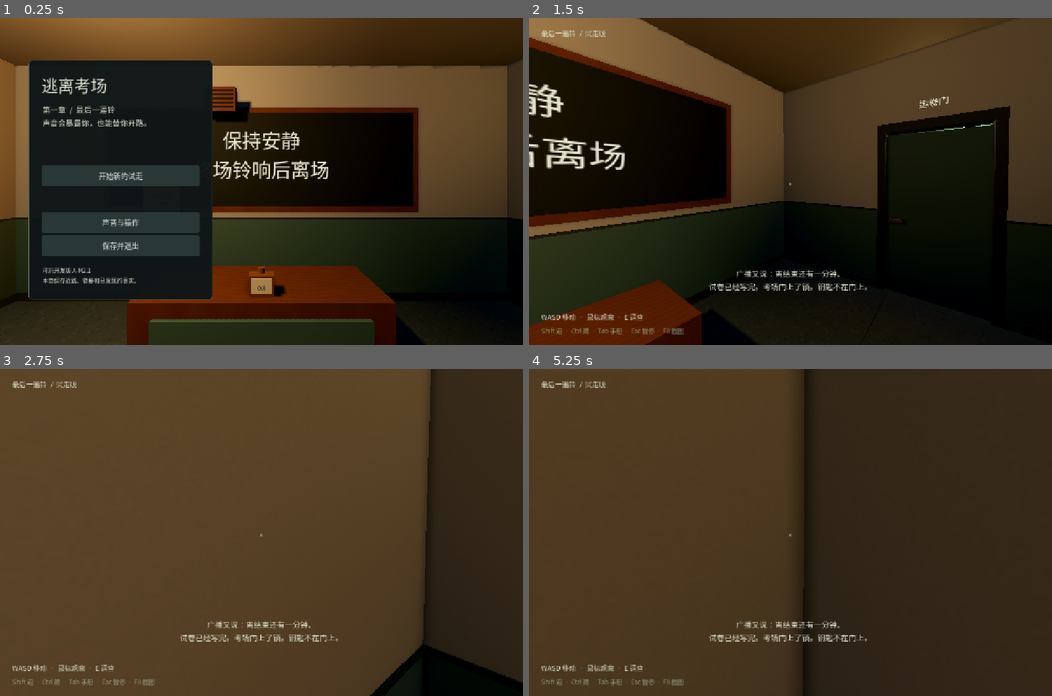
Above: before the commit, frames 1-4 (two rows, left to right).
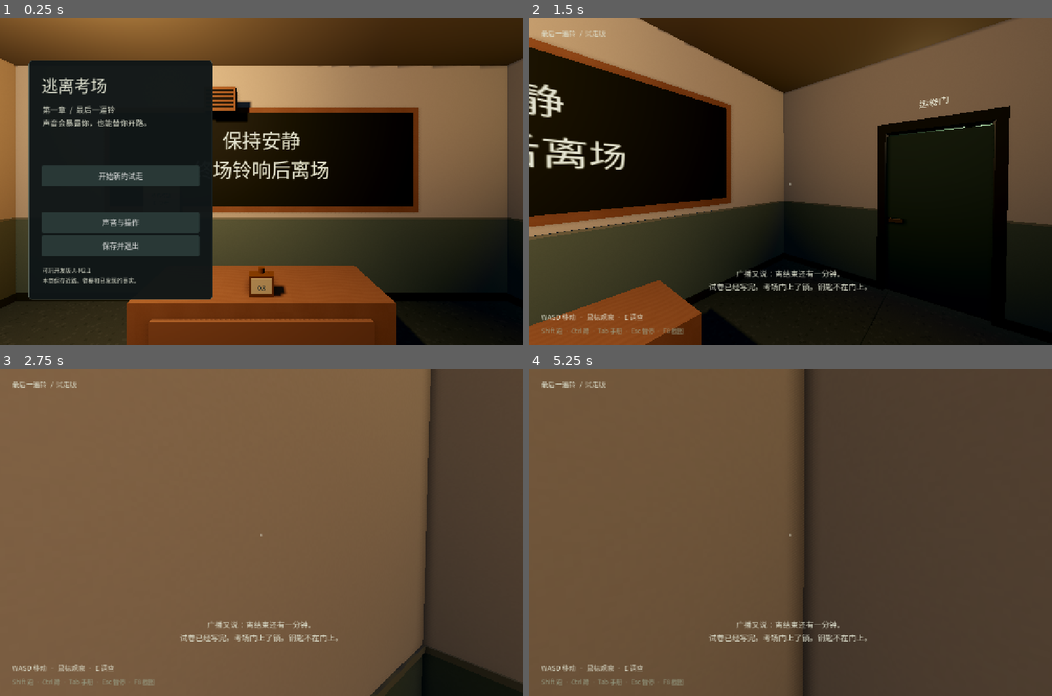
Above: after the commit, the same moments.

Repository: fangfangzhouhang/gta-style-unity-prototype
Game: Godot game, scene res://scenes/chapters/chapter_01.tscn
The game is run twice, just before and just after one commit, with the same random seed, the same clock (stepped at 60 frames per second) and the same inputs. Sound files missing from this copy of the repository are replaced by a short silence.
Inputs (mouse positions are in pixels of both pictures, inside the frame that each line leads up to):
- Up to frame 1 (0.25 s): no input
- Up to frame 2 (1.5 s): click "开始新的试走" at 0.5 s; tap Enter at 1.25 s; move the mouse to (816, 181) at 1.27 s; hold W (forward) from 1.28 s (still down); hold Q (arm) from 1.28 s (still down); click (816, 181) at 1.42 s
- Up to frame 3 (2.75 s): keep holding W (forward); move the mouse to (235, 532) at 2.02 s; release Q (arm) at 2.03 s; tap Ctrl (crouch) at 2.1 s
- Up to frame 4 (5.25 s): move the mouse to (800, 525) at 2.77 s; hold E (interact) 2.78-3.53 s; tap Space at 3.5 s; move the mouse to (785, 539) at 3.52 s; tap Tab (journal) at 3.6 s; click (785, 539) at 3.67 s; release W (forward) at 4.25 s; click "主动请求下一层提示" at 4.25 s; click "合上 / Esc" at 5 s

The runs differ from the first frame. In frame 1, 33% of the frame differs, in the area x 0-100%, y 12-100%; in frame 2, 40%; in frame 3, 92%; in frame 4, 93%, in the area x 0-100%, y 0-100%.

Commit message:
art(S01): ART-S01-CORNER classroom corner sample (wainscot/cabinet/window)
Shared ART_DIRECTION palette materials; cover_cabinet + desk_side_cover
modules; chapter wall/glass/dado/lectern + desk wood align; S01 before/after
evidence on gl_compatibility. No teacher AI / NavMesh / lighting / Alert changes.

Diff:
--- /dev/null
+++ b/EscapeExamGodot/assets/materials/mat_baseboard.tres
@@ -0,0 +1,7 @@
+[gd_resource type="StandardMaterial3D" format=3]
+
+[resource]
+resource_name = "Baseboard"
+albedo_color = Color(0.22, 0.26, 0.24, 1)
+roughness = 0.85
+metallic = 0.0
--- /dev/null
+++ b/EscapeExamGodot/assets/materials/mat_cabinet_body.tres
@@ -0,0 +1,7 @@
+[gd_resource type="StandardMaterial3D" format=3]
+
+[resource]
+resource_name = "CabinetBody"
+albedo_color = Color(0.42, 0.34, 0.26, 1)
+roughness = 0.74
+metallic = 0.0
--- /dev/null
+++ b/EscapeExamGodot/assets/materials/mat_cabinet_door.tres
@@ -0,0 +1,7 @@
+[gd_resource type="StandardMaterial3D" format=3]
+
+[resource]
+resource_name = "CabinetDoor"
+albedo_color = Color(0.48, 0.39, 0.30, 1)
+roughness = 0.7
+metallic = 0.0
--- /dev/null
+++ b/EscapeExamGodot/assets/materials/mat_cabinet_metal.tres
@@ -0,0 +1,8 @@
+[gd_resource type="StandardMaterial3D" format=3]
+
+[resource]
+resource_name = "CabinetMetal"
+albedo_color = Color(0.28, 0.30, 0.31, 1)
+roughness = 0.48
+metallic = 0.55
+metallic_specular = 0.4
--- /dev/null
+++ b/EscapeExamGodot/assets/materials/mat_dado_cap.tres
@@ -0,0 +1,7 @@
+[gd_resource type="StandardMaterial3D" format=3]
+
+[resource]
+resource_name = "DadoCap"
+albedo_color = Color(0.55, 0.58, 0.52, 1)
+roughness = 0.72
+metallic = 0.0
--- /dev/null
+++ b/EscapeExamGodot/assets/materials/mat_wainscot.tres
@@ -0,0 +1,7 @@
+[gd_resource type="StandardMaterial3D" format=3]
+
+[resource]
+resource_name = "Wainscot"
+albedo_color = Color(0.443137, 0.52549, 0.478431, 1)
+roughness = 0.82
+metallic = 0.0
--- /dev/null
+++ b/EscapeExamGodot/assets/materials/mat_wall_paint.tres
@@ -0,0 +1,7 @@
+[gd_resource type="StandardMaterial3D" format=3]
+
+[resource]
+resource_name = "WallPaint"
+albedo_color = Color(0.847059, 0.827451, 0.772549, 1)
+roughness = 0.86
+metallic = 0.0
--- /dev/null
+++ b/EscapeExamGodot/assets/materials/mat_window_cold.tres
@@ -0,0 +1,9 @@
+[gd_resource type="StandardMaterial3D" format=3]
+
+[resource]
+resource_name = "WindowCold"
+transparency = 1
+albedo_color = Color(0.376471, 0.470588, 0.529412, 0.22)
+roughness = 0.28
+metallic_specular = 0.18
+cull_mode = 2
--- /dev/null
+++ b/EscapeExamGodot/assets/materials/mat_wood_school.tres
@@ -0,0 +1,7 @@
+[gd_resource type="StandardMaterial3D" format=3]
+
+[resource]
+resource_name = "WoodSchool"
+albedo_color = Color(0.619608, 0.45098, 0.313725, 1)
+roughness = 0.68
+metallic = 0.0
--- a/EscapeExamGodot/scenes/chapters/chapter_01.tscn
+++ b/EscapeExamGodot/scenes/chapters/chapter_01.tscn
@@ -31,6 +31,12 @@
 
 [ext_resource type="Material" path="res://assets/materials/mat_interact_metal.tres" id="e22"]
 
+[ext_resource type="PackedScene" path="res://scenes/modules/cover_cabinet.tscn" id="e23"]
+[ext_resource type="PackedScene" path="res://scenes/modules/desk_side_cover.tscn" id="e24"]
+[ext_resource type="Material" path="res://assets/materials/mat_dado_cap.tres" id="e25"]
+[ext_resource type="Material" path="res://assets/materials/mat_wood_school.tres" id="e26"]
+[ext_resource type="Material" path="res://assets/materials/mat_window_cold.tres" id="e27"]
+
 [ext_resource type="Script" path="res://scripts/systems/acoustics.gd" id="e15"]
 
 [ext_resource type="PackedScene" path="res://scenes/ui/hud.tscn" id="e16"]
@@ -45,12 +51,12 @@
 
 [sub_resource type="ShaderMaterial" id="r1"]
 shader = ExtResource("e2")
-shader_parameter/base_color = Color(0.66, 0.65, 0.57, 1)
+shader_parameter/base_color = Color(0.847059, 0.827451, 0.772549, 1)
 shader_parameter/surface_kind = 0
 
 [sub_resource type="ShaderMaterial" id="r2"]
 shader = ExtResource("e2")
-shader_parameter/base_color = Color(0.32, 0.43, 0.37, 1)
+shader_parameter/base_color = Color(0.443137, 0.52549, 0.478431, 1)
 shader_parameter/surface_kind = 0
 
 [sub_resource type="ShaderMaterial" id="r3"]
@@ -70,7 +76,7 @@
 
 [sub_resource type="ShaderMaterial" id="r6"]
 shader = ExtResource("e2")
-shader_parameter/base_color = Color(0.43, 0.28, 0.15, 1)
+shader_parameter/base_color = Color(0.619608, 0.45098, 0.313725, 1)
 shader_parameter/surface_kind = 2
 
 [sub_resource type="StandardMaterial3D" id="r7"]
@@ -113,9 +119,9 @@
 
 [sub_resource type="StandardMaterial3D" id="r14"]
 transparency = 1
-albedo_color = Color(0.53, 0.63, 0.64, 0.16)
-roughness = 0.35
-metallic_specular = 0.12
+albedo_color = Color(0.376471, 0.470588, 0.529412, 0.22)
+roughness = 0.28
+metallic_specular = 0.18
 cull_mode = 2
 
 [sub_resource type="Environment" id="r15"]
@@ -344,7 +350,7 @@
 
 [sub_resource type="BoxMesh" id="r73"]
 size = Vector3(14, 0.025, 0.2)
-material = SubResource("r5")
+material = ExtResource("e25")
 
 [sub_resource type="BoxMesh" id="r74"]
 size = Vector3(0.18, 1.15, 1.6)
@@ -366,7 +372,7 @@
 
 [sub_resource type="BoxMesh" id="r79"]
 size = Vector3(0.2, 0.025, 1.6)
-material = SubResource("r5")
+material = ExtResource("e25")
 
 [sub_resource type="BoxMesh" id="r80"]
 size = Vector3(0.18, 0.96, 2)
@@ -429,7 +435,7 @@
 
 [sub_resource type="BoxMesh" id="r96"]
 size = Vector3(0.2, 0.025, 2.35)
-material = SubResource("r5")
+material = ExtResource("e25")
 
 [sub_resource type="BoxMesh" id="r97"]
 size = Vector3(0.18, 0.96, 2.1)
@@ -492,7 +498,7 @@
 
 [sub_resource type="BoxMesh" id="r113"]
 size = Vector3(0.2, 0.025, 2.45)
-material = SubResource("r5")
+material = ExtResource("e25")
 
 [sub_resource type="BoxMesh" id="r114"]
 size = Vector3(7, 1.15, 0.18)
@@ -514,7 +520,7 @@
 
 [sub_resource type="BoxMesh" id="r119"]
 size = Vector3(7, 0.025, 0.2)
-material = SubResource("r5")
+material = ExtResource("e25")
 
 [sub_resource type="BoxMesh" id="r120"]
 size = Vector3(0.18, 1.15, 1.9)
@@ -536,7 +542,7 @@
 
 [sub_resource type="BoxMesh" id="r125"]
 size = Vector3(0.2, 0.025, 1.9)
-material = SubResource("r5")
+material = ExtResource("e25")
 
 [sub_resource type="BoxMesh" id="r126"]
 size = Vector3(0.18, 1, 1.2)
@@ -565,7 +571,7 @@
 
 [sub_resource type="BoxMesh" id="r133"]
 size = Vector3(0.2, 0.025, 5.4)
-material = SubResource("r5")
+material = ExtResource("e25")
 
 [sub_resource type="BoxMesh" id="r134"]
 size = Vector3(0.18, 1, 1.2)
@@ -594,7 +600,7 @@
 
 [sub_resource type="BoxMesh" id="r141"]
 size = Vector3(0.2, 0.025, 3.8)
-material = SubResource("r5")
+material = ExtResource("e25")
 
 [sub_resource type="BoxMesh" id="r142"]
 size = Vector3(0.625, 1.15, 0.18)
@@ -616,7 +622,7 @@
 
 [sub_resource type="BoxMesh" id="r147"]
 size = Vector3(0.625, 0.025, 0.2)
-material = SubResource("r5")
+material = ExtResource("e25")
 
 [sub_resource type="BoxMesh" id="r148"]
 size = Vector3(1.25, 1, 0.18)
@@ -645,7 +651,7 @@
 
 [sub_resource type="BoxMesh" id="r155"]
 size = Vector3(3.25, 0.025, 0.2)
-material = SubResource("r5")
+material = ExtResource("e25")
 
 [sub_resource type="BoxMesh" id="r156"]
 size = Vector3(1.25, 1, 0.18)
@@ -674,7 +680,7 @@
 
 [sub_resource type="BoxMesh" id="r163"]
 size = Vector3(0.625, 0.025, 0.2)
-material = SubResource("r5")
+material = ExtResource("e25")
 
 [sub_resource type="BoxMesh" id="r164"]
 size = Vector3(0.18, 1.15, 5)
@@ -696,7 +702,7 @@
 
 [sub_resource type="BoxMesh" id="r169"]
 size = Vector3(0.2, 0.025, 5)
-material = SubResource("r5")
+material = ExtResource("e25")
 
 [sub_resource type="BoxMesh" id="r170"]
 size = Vector3(0.18, 1.15, 5)
@@ -718,7 +724,7 @@
 
 [sub_resource type="BoxMesh" id="r175"]
 size = Vector3(0.2, 0.025, 5)
-material = SubResource("r5")
+material = ExtResource("e25")
 
 [sub_resource type="BoxMesh" id="r176"]
 size = Vector3(2, 1.15, 0.18)
@@ -740,7 +746,7 @@
 
 [sub_resource type="BoxMesh" id="r181"]
 size = Vector3(2, 0.025, 0.2)
-material = SubResource("r5")
+material = ExtResource("e25")
 
 [sub_resource type="BoxMesh" id="r182"]
 size = Vector3(2.4, 1.15, 0.18)
@@ -762,7 +768,7 @@
 
 [sub_resource type="BoxMesh" id="r187"]
 size = Vector3(2.4, 0.025, 0.2)
-material = SubResource("r5")
+material = ExtResource("e25")
 
 [sub_resource type="BoxMesh" id="r188"]
 size = Vector3(2.2, 0.96, 0.18)
@@ -825,7 +831,7 @@
 
 [sub_resource type="BoxMesh" id="r204"]
 size = Vector3(2.4, 0.025, 0.2)
-material = SubResource("r5")
+material = ExtResource("e25")
 
 [sub_resource type="BoxMesh" id="r205"]
 size = Vector3(0.18, 1.15, 3.8)
@@ -847,7 +853,7 @@
 
 [sub_resource type="BoxMesh" id="r210"]
 size = Vector3(0.2, 0.025, 3.8)
-material = SubResource("r5")
+material = ExtResource("e25")
 
 [sub_resource type="BoxMesh" id="r211"]
 size = Vector3(0.18, 1, 1.2)
@@ -876,7 +882,7 @@
 
 [sub_resource type="BoxMesh" id="r218"]
 size = Vector3(0.2, 0.025, 1.7)
-material = SubResource("r5")
+material = ExtResource("e25")
 
 [sub_resource type="BoxMesh" id="r219"]
 size = Vector3(0.18, 1, 1.2)
@@ -905,7 +911,7 @@
 
 [sub_resource type="BoxMesh" id="r226"]
 size = Vector3(0.2, 0.025, 1.15)
-material = SubResource("r5")
+material = ExtResource("e25")
 
 [sub_resource type="BoxMesh" id="r227"]
 size = Vector3(0.18, 1, 1.5)
@@ -934,7 +940,7 @@
 
 [sub_resource type="BoxMesh" id="r234"]
 size = Vector3(0.2, 0.025, 2.95)
-material = SubResource("r5")
+material = ExtResource("e25")
 
 [sub_resource type="BoxMesh" id="r235"]
 size = Vector3(4, 1.15, 0.18)
@@ -956,7 +962,7 @@
 
 [sub_resource type="BoxMesh" id="r240"]
 size = Vector3(4, 0.025, 0.2)
-material = SubResource("r5")
+material = ExtResource("e25")
 
 [sub_resource type="BoxMesh" id="r241"]
 size = Vector3(0.18, 1.15, 1.6)
@@ -978,7 +984,7 @@
 
 [sub_resource type="BoxMesh" id="r246"]
 size = Vector3(0.2, 0.025, 1.6)
-material = SubResource("r5")
+material = ExtResource("e25")
 
 [sub_resource type="BoxMesh" id="r247"]
 size = Vector3(0.18, 0.96, 2)
@@ -1041,7 +1047,7 @@
 
 [sub_resource type="BoxMesh" id="r263"]
 size = Vector3(0.2, 0.025, 1.9)
-material = SubResource("r5")
+material = ExtResource("e25")
 
 [sub_resource type="BoxMesh" id="r264"]
 size = Vector3(4, 1.15, 0.18)
@@ -1063,7 +1069,7 @@
 
 [sub_resource type="BoxMesh" id="r269"]
 size = Vector3(4, 0.025, 0.2)
-material = SubResource("r5")
+material = ExtResource("e25")
 
 [sub_resource type="BoxMesh" id="r270"]
 size = Vector3(7, 1.15, 0.18)
@@ -1085,7 +1091,7 @@
 
 [sub_resource type="BoxMesh" id="r275"]
 size = Vector3(7, 0.025, 0.2)
-material = SubResource("r5")
+material = ExtResource("e25")
 
 [sub_resource type="BoxMesh" id="r276"]
 size = Vector3(0.18, 1.15, 0.3)
@@ -1107,7 +1113,7 @@
 
 [sub_resource type="BoxMesh" id="r281"]
 size = Vector3(0.2, 0.025, 0.3)
-material = SubResource("r5")
+material = ExtResource("e25")
 
 [sub_resource type="BoxMesh" id="r282"]
 size = Vector3(0.18, 1, 2.1)
@@ -1136,7 +1142,7 @@
 
 [sub_resource type="BoxMesh" id="r289"]
 size = Vector3(0.2, 0.025, 0.5)
-material = SubResource("r5")
+material = ExtResource("e25")
 
 [sub_resource type="BoxMesh" id="r290"]
 size = Vector3(0.18, 1.15, 2.9)
@@ -1158,7 +1164,7 @@
 
 [sub_resource type="BoxMesh" id="r295"]
 size = Vector3(0.2, 0.025, 2.9)
-material = SubResource("r5")
+material = ExtResource("e25")
 
 [sub_resource type="BoxMesh" id="r296"]
 size = Vector3(3, 1.15, 0.18)
@@ -1180,7 +1186,7 @@
 
 [sub_resource type="BoxMesh" id="r301"]
 size = Vector3(3, 0.025, 0.2)
-material = SubResource("r5")
+material = ExtResource("e25")
 
 [sub_resource type="BoxMesh" id="r302"]
 size = Vector3(0.5, 2.4, 1.5)
@@ -1234,7 +1240,7 @@
 
 [sub_resource type="BoxMesh" id="r315"]
 size = Vector3(1.55, 0.48, 0.04)
-material = SubResource("r2")
+material = ExtResource("e26")
 
 [sub_resource type="BoxMesh" id="r316"]
 size = Vector3(4.2, 1.4, 0.1)
@@ -2116,11 +2122,11 @@
 
 [sub_resource type="BoxMesh" id="r511"]
 size = Vector3(9.85, 0.025, 0.2)
-material = SubResource("r5")
+material = ExtResource("e25")
 
 [sub_resource type="BoxMesh" id="r512"]
 size = Vector3(3.05, 0.025, 0.2)
-material = SubResource("r5")
+material = ExtResource("e25")
 
 [sub_resource type="BoxMesh" id="r513"]
 size = Vector3(1.65, 1.15, 0.18)
@@ -2160,11 +2166,11 @@
 
 [sub_resource type="BoxMesh" id="r523"]
 size = Vector3(1.65, 0.025, 0.2)
-material = SubResource("r5")
+material = ExtResource("e25")
 
 [sub_resource type="BoxMesh" id="r524"]
 size = Vector3(1.25, 0.025, 0.2)
-material = SubResource("r5")
+material = ExtResource("e25")
 
 [sub_resource type="BoxMesh" id="rKeyMesh"]
 size = Vector3(0.07, 0.07, 0.018)
@@ -3951,32 +3957,11 @@
 shaded = false
 no_depth_test = false
 
-[node name="CoverCabinet" type="MeshInstance3D" parent="Architecture/Furniture"]
-position = Vector3(-4, 0.77, -0.8)
-mesh = SubResource("r318")
-
-[node name="Body" type="StaticBody3D" parent="Architecture/Furniture/CoverCabinet"]
-collision_layer = 1
-collision_mask = 0
-
-[node name="Shape" type="CollisionShape3D" parent="Architecture/Furniture/CoverCabinet/Body"]
-shape = SubResource("r319")
-
-[node name="CabinetShelf0.25" type="MeshInstance3D" parent="Architecture/Furniture"]
-position = Vector3(-4.32, 0.25, -0.8)
-mesh = SubResource("r320")
-
-[node name="CabinetShelf0.62" type="MeshInstance3D" parent="Architecture/Furniture"]
-position = Vector3(-4.32, 0.62, -0.8)
-mesh = SubResource("r321")
-
-[node name="CabinetShelf1.0" type="MeshInstance3D" parent="Architecture/Furniture"]
-position = Vector3(-4.32, 1, -0.8)
-mesh = SubResource("r322")
-
-[node name="CabinetShelf1.37" type="MeshInstance3D" parent="Architecture/Furniture"]
-position = Vector3(-4.32, 1.37, -0.8)
-mesh = SubResource("r323")
+[node name="CoverCabinet" parent="Architecture/Furniture" instance=ExtResource("e23")]
+position = Vector3(-4, 0, -0.8)
+
+[node name="DeskSideCover" parent="Architecture/Furniture" instance=ExtResource("e24")]
+position = Vector3(-9.48, 0, -0.55)
 
 [node name="PrintDivider" type="MeshInstance3D" parent="Architecture/Furniture"]
 position = Vector3(0.4, 0.9, -4.8)
--- /dev/null
+++ b/EscapeExamGodot/scenes/modules/cover_cabinet.tscn
@@ -0,0 +1,115 @@
+[gd_scene load_steps=16 format=3]
+
+[ext_resource type="Material" path="res://assets/materials/mat_cabinet_body.tres" id="e1"]
+[ext_resource type="Material" path="res://assets/materials/mat_cabinet_door.tres" id="e2"]
+[ext_resource type="Material" path="res://assets/materials/mat_cabinet_metal.tres" id="e3"]
+[ext_resource type="Material" path="res://assets/materials/mat_wood_school.tres" id="e4"]
+[ext_resource type="Material" path="res://assets/materials/mat_baseboard.tres" id="e5"]
+
+[sub_resource type="BoxMesh" id="rBody"]
+size = Vector3(0.6, 1.54, 1.35)
+material = ExtResource("e1")
+
+[sub_resource type="BoxShape3D" id="rShape"]
+size = Vector3(0.6, 1.54, 1.35)
+
+[sub_resource type="BoxMesh" id="rDoor0"]
+size = Vector3(0.04, 0.62, 0.58)
+material = ExtResource("e2")
+
+[sub_resource type="BoxMesh" id="rDoor1"]
+size = Vector3(0.04, 0.62, 0.58)
+material = ExtResource("e2")
+
+[sub_resource type="BoxMesh" id="rDoor2"]
+size = Vector3(0.04, 0.58, 0.58)
+material = ExtResource("e2")
+
+[sub_resource type="BoxMesh" id="rDoor3"]
+size = Vector3(0.04, 0.58, 0.58)
+material = ExtResource("e2")
+
+[sub_resource type="BoxMesh" id="rHandle"]
+size = Vector3(0.03, 0.09, 0.018)
+material = ExtResource("e3")
+
+[sub_resource type="BoxMesh" id="rKick"]
+size = Vector3(0.62, 0.08, 1.37)
+material = ExtResource("e5")
+
+[sub_resource type="BoxMesh" id="rTop"]
+size = Vector3(0.64, 0.04, 1.39)
+material = ExtResource("e4")
+
+[sub_resource type="BoxMesh" id="rShelf"]
+size = Vector3(0.04, 0.035, 1.2)
+material = ExtResource("e4")
+
+[node name="CoverCabinet" type="Node3D"]
+
+[node name="Body" type="MeshInstance3D" parent="."]
+transform = Transform3D(1, 0, 0, 0, 1, 0, 0, 0, 1, 0, 0.77, 0)
+mesh = SubResource("rBody")
+
+[node name="Collision" type="StaticBody3D" parent="Body"]
+collision_layer = 1
+collision_mask = 0
+
+[node name="Shape" type="CollisionShape3D" parent="Body/Collision"]
+shape = SubResource("rShape")
+
+[node name="DoorUL" type="MeshInstance3D" parent="."]
+transform = Transform3D(1, 0, 0, 0, 1, 0, 0, 0, 1, -0.31, 1.12, -0.32)
+mesh = SubResource("rDoor0")
+
+[node name="DoorUR" type="MeshInstance3D" parent="."]
+transform = Transform3D(1, 0, 0, 0, 1, 0, 0, 0, 1, -0.31, 1.12, 0.32)
+mesh = SubResource("rDoor1")
+
+[node name="DoorLL" type="MeshInstance3D" parent="."]
+transform = Transform3D(1, 0, 0, 0, 1, 0, 0, 0, 1, -0.31, 0.42, -0.32)
+mesh = SubResource("rDoor2")
+
+[node name="DoorLR" type="MeshInstance3D" parent="."]
+transform = Transform3D(1, 0, 0, 0, 1, 0, 0, 0, 1, -0.31, 0.42, 0.32)
+mesh = SubResource("rDoor3")
+
+[node name="HandleUL" type="MeshInstance3D" parent="."]
+transform = Transform3D(1, 0, 0, 0, 1, 0, 0, 0, 1, -0.335, 1.05, -0.08)
+mesh = SubResource("rHandle")
+
+[node name="HandleUR" type="MeshInstance3D" parent="."]
+transform = Transform3D(1, 0, 0, 0, 1, 0, 0, 0, 1, -0.335, 1.05, 0.08)
+mesh = SubResource("rHandle")
+
+[node name="HandleLL" type="MeshInstance3D" parent="."]
+transform = Transform3D(1, 0, 0, 0, 1, 0, 0, 0, 1, -0.335, 0.48, -0.08)
+mesh = SubResource("rHandle")
+
+[node name="HandleLR" type="MeshInstance3D" parent="."]
+transform = Transform3D(1, 0, 0, 0, 1, 0, 0, 0, 1, -0.335, 0.48, 0.08)
+mesh = SubResource("rHandle")
+
+[node name="Kick" type="MeshInstance3D" parent="."]
+transform = Transform3D(1, 0, 0, 0, 1, 0, 0, 0, 1, 0, 0.04, 0)
+mesh = SubResource("rKick")
+
+[node name="TopCap" type="MeshInstance3D" parent="."]
+transform = Transform3D(1, 0, 0, 0, 1, 0, 0, 0, 1, 0, 1.56, 0)
+mesh = SubResource("rTop")
+
+[node name="Shelf0" type="MeshInstance3D" parent="."]
+transform = Transform3D(1, 0, 0, 0, 1, 0, 0, 0, 1, -0.32, 0.25, 0)
+mesh = SubResource("rShelf")
+
+[node name="Shelf1" type="MeshInstance3D" parent="."]
+transform = Transform3D(1, 0, 0, 0, 1, 0, 0, 0, 1, -0.32, 0.62, 0)
+mesh = SubResource("rShelf")
+
+[node name="Shelf2" type="MeshInstance3D" parent="."]
+transform = Transform3D(1, 0, 0, 0, 1, 0, 0, 0, 1, -0.32, 1.0, 0)
+mesh = SubResource("rShelf")
+
+[node name="Shelf3" type="MeshInstance3D" parent="."]
+transform = Transform3D(1, 0, 0, 0, 1, 0, 0, 0, 1, -0.32, 1.37, 0)
+mesh = SubResource("rShelf")
--- /dev/null
+++ b/EscapeExamGodot/scenes/modules/desk_side_cover.tscn
@@ -0,0 +1,54 @@
+[gd_scene load_steps=8 format=3]
+
+[ext_resource type="Material" path="res://assets/materials/mat_cabinet_body.tres" id="e1"]
+[ext_resource type="Material" path="res://assets/materials/mat_wood_school.tres" id="e2"]
+[ext_resource type="Material" path="res://assets/materials/mat_cabinet_metal.tres" id="e3"]
+[ext_resource type="Material" path="res://assets/materials/mat_baseboard.tres" id="e4"]
+
+[sub_resource type="BoxMesh" id="rBody"]
+size = Vector3(1.1, 0.78, 0.42)
+material = ExtResource("e1")
+
+[sub_resource type="BoxShape3D" id="rShape"]
+size = Vector3(1.1, 0.78, 0.42)
+
+[sub_resource type="BoxMesh" id="rTop"]
+size = Vector3(1.14, 0.035, 0.46)
+material = ExtResource("e2")
+
+[sub_resource type="BoxMesh" id="rKick"]
+size = Vector3(1.12, 0.07, 0.44)
+material = ExtResource("e4")
+
+[sub_resource type="BoxMesh" id="rHandle"]
+size = Vector3(0.08, 0.018, 0.02)
+material = ExtResource("e3")
+
+[node name="DeskSideCover" type="Node3D"]
+
+[node name="Body" type="MeshInstance3D" parent="."]
+transform = Transform3D(1, 0, 0, 0, 1, 0, 0, 0, 1, 0, 0.39, 0)
+mesh = SubResource("rBody")
+
+[node name="Collision" type="StaticBody3D" parent="Body"]
+collision_layer = 1
+collision_mask = 0
+
+[node name="Shape" type="CollisionShape3D" parent="Body/Collision"]
+shape = SubResource("rShape")
+
+[node name="Top" type="MeshInstance3D" parent="."]
+transform = Transform3D(1, 0, 0, 0, 1, 0, 0, 0, 1, 0, 0.79, 0)
+mesh = SubResource("rTop")
+
+[node name="Kick" type="MeshInstance3D" parent="."]
+transform = Transform3D(1, 0, 0, 0, 1, 0, 0, 0, 1, 0, 0.035, 0)
+mesh = SubResource("rKick")
+
+[node name="Handle0" type="MeshInstance3D" parent="."]
+transform = Transform3D(1, 0, 0, 0, 1, 0, 0, 0, 1, -0.22, 0.42, -0.22)
+mesh = SubResource("rHandle")
+
+[node name="Handle1" type="MeshInstance3D" parent="."]
+transform = Transform3D(1, 0, 0, 0, 1, 0, 0, 0, 1, 0.22, 0.42, -0.22)
+mesh = SubResource("rHandle")
--- a/EscapeExamGodot/scenes/props/desk.tscn
+++ b/EscapeExamGodot/scenes/props/desk.tscn
@@ -4,7 +4,7 @@
 
 [sub_resource type="ShaderMaterial" id="r1"]
 shader = ExtResource("e1")
-shader_parameter/base_color = Color(0.45, 0.29, 0.16, 1)
+shader_parameter/base_color = Color(0.619608, 0.45098, 0.313725, 1)
 shader_parameter/surface_kind = 2
 
 [sub_resource type="StandardMaterial3D" id="r2"]
--- /dev/null
+++ b/EscapeExamGodot/tools/capture_art_s01_corner.gd
@@ -0,0 +1,56 @@
+extends SceneTree
+## S01 classroom corner sample capture (locked pose from SHOT_BLOCKS_CHAPTER01).
+
+const OUT := "res://evidence/screenshots/art-review/"
+const RES := Vector2i(1280, 800)
+
+func _initialize() -> void:
+	call_deferred("go")
+
+func go() -> void:
+	root.size = RES
+	DisplayServer.window_set_size(RES)
+	var game = root.get_node("Game")
+	var level = load("res://scenes/chapters/chapter_01.tscn").instantiate()
+	root.add_child(level)
+	game.start_new()
+	await create_timer(1.0).timeout
+	game.teacher.frozen = true
+	game.player.input_locked = true
+	game.ui.toast_time = 0.0
+	if game.teacher.has_node("AlertIcon"):
+		game.teacher.get_node("AlertIcon").visible = false
+	if game.teacher.has_node("SuspicionBar"):
+		game.teacher.get_node("SuspicionBar").visible = false
+
+	# S01 · seat → lectern/board + teacher silhouette; door toward +X
+	game.teacher.global_position = Vector3(-6.35, 0.02, -5.55)
+	game.teacher.rotation = Vector3(0, 0, 0)
+	game.teacher.velocity = Vector3.ZERO
+	game.player.teleport_to(Vector3(-6.8, 0.04, -0.85), 0.0)
+	game.player.get_node("Head").position.y = 1.62
+	game.player.camera.fov = 74.0
+	game.player.look_at_point(Vector3(-5.4, 1.55, -5.3))
+	await create_timer(0.75).timeout
+	await RenderingServer.frame_post_draw
+	RenderingServer.force_draw()
+	await RenderingServer.frame_post_draw
+	var img: Image = root.get_texture().get_image()
+	var path := OUT + "art-s01-after.png"
+	img.save_png(path)
+	var omni := 0
+	for n in level.find_children("*", "OmniLight3D", true, false):
+		omni += 1
+	var alert_hidden := true
+	if game.teacher.has_node("AlertIcon"):
+		alert_hidden = alert_hidden and (not game.teacher.get_node("AlertIcon").visible)
+	if game.teacher.has_node("SuspicionBar"):
+		alert_hidden = alert_hidden and (not game.teacher.get_node("SuspicionBar").visible)
+	print("ART_S01_CORNER_OK method=", RenderingServer.get_current_rendering_method(),
+		" size=", img.get_width(), "x", img.get_height(),
+		" probe=", img.get_pixel(640, 400),
+		" omni=", omni,
+		" alert_hidden=", alert_hidden,
+		" eye=", game.player.camera.global_position,
+		" teacher=", game.teacher.global_position)
+	quit(0)
Binary file changed: EscapeExamGodot/evidence/screenshots/art-review/art-s01-after.png
Binary file added: EscapeExamGodot/evidence/screenshots/art-review/art-s01-before.png
Not shown: 1 places in EscapeExamGodot/scenes/chapters/chapter_01.tscn that only renumber resources
Not shown, added: EscapeExamGodot/docs/ART_S01_CORNER_SAMPLE_20261028.md
